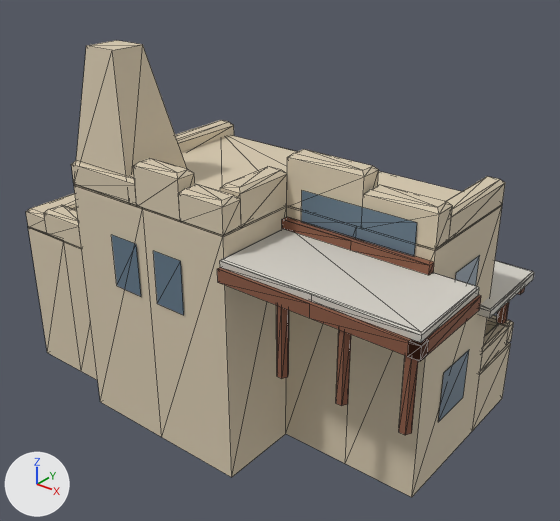
An edit to the glTF model models/grand-canyon-hermits-rest.glb, drawn before and after from the same camera.
Both versions are drawn from a 50 mm camera at (15.1, -16.5, 20.7) aimed at (-2.9, 5.9, 6.7). Lighting does not change. The marker at lower left points along +X, +Y and +Z. The picture after the commit comes second. Mesh edges are drawn as thin lines. Vertices at exactly the same position are counted once.

The first picture shows 'Hermits Rest'.
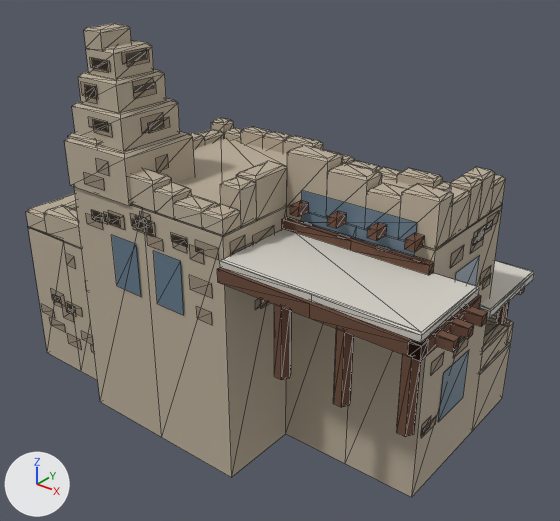
Commit message: Rough rubble stone on Hermits Rest

The change, as a list of edits to the scene's bpy script:
```text
Change mat_hermits_stone:
    mat_hermits_stone.base_color: (0.68, 0.586, 0.431) -> (0.488, 0.415, 0.316)  # beige #d7c9af -> beige #b9ac98
Change mat_hermits_log:
    mat_hermits_log.base_color: (0.259, 0.101, 0.0564) -> (0.145, 0.0658, 0.0385)  # brown #8b5943 -> brown #6a4937
Add mat_hermits_rubble:
    mat_hermits_rubble = principled_material('hermits-rubble')
    mat_hermits_rubble.base_color = (0.325, 0.263, 0.19)  # brown #9a8c79
    mat_hermits_rubble.roughness = 0.85
Change me_hermits_rest:
    used by ob_hermits_rest; location = (0.0, 0.0, 0.0)
    remove me_hermits_rest.from_pydata(...)  # 516 vertices, 668 faces; spans x -14.5..6.7, y 0.2..12.1, z 0.0..15.5
    add me_hermits_rest.from_pydata(...)  # 1379 vertices, 1514 faces; spans x -14.5..7.3, y 0.2..12.1, z 0.0..16.1
    me_hermits_rest part 1: 43 vertices moved from x -8.8..5.0, y 0.6..9.0, z 10.9..12.2 to x -8.8..5.0, y 0.6..9.0, z 10.2..12.3; 76 vertices removed from x -8.8..6.5, y 0.3..9.0, z 5.9..15.5; 883 vertices added at x -14.0..7.3, y 0.2..9.0, z 0.2..16.1
    other edits to the shape of me_hermits_rest do not show in these pictures
    add me_hermits_rest.materials.append(mat_hermits_rubble)  # brown #9a8c79
```

Pixel boxes [x1, y1, x2, y2] of what changed, in the pictures (560 x 521 px):
'Hermits Rest', recoloured, reshaped (beige to brown)
    before: [26, 40, 534, 497]
    after: [26, 23, 534, 497]
part 1 of me_hermits_rest, built on
    before: [71, 40, 505, 435]
    after: [41, 23, 506, 438]
